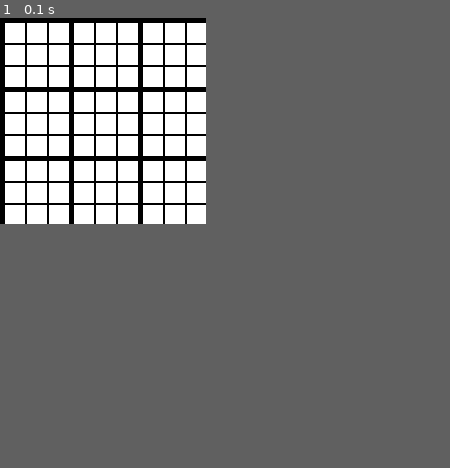
Above: before the commit, frame 1.
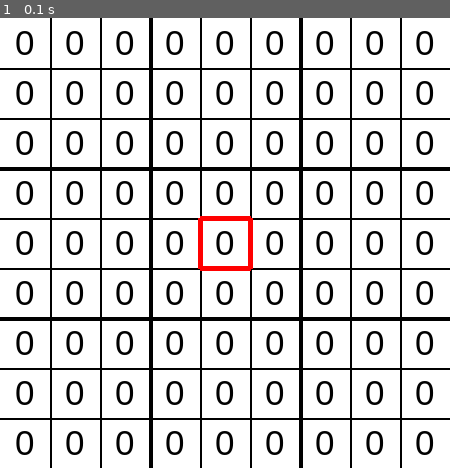
Above: after the commit, the same moment.

Repository: akernahan/SudokuSolver
Game: pygame game, started from gui.py
Same seed, same stepped clock (60 frames per second), same inputs: the game is played once before the commit and once after it.
Inputs:
- Up to frame 1 (0.1 s): no input
The window is 206x206 before the commit and 450x450 after it. Grey fills any space a smaller window leaves; there, only what the larger window draws over its background counts as a difference.

The runs differ from the first frame. In frame 1, 21% of the frame differs, in the area x 0-100%, y 0-100%.

Commit message:
gui looke a lot better

Diff:
--- a/gui.py
+++ b/gui.py
@@ -16,36 +16,79 @@
 
 class SudokuGUI:
 
-    def __init__(self, size=1):
+    def __init__(self, screen=None):
         self.board = [[0 for x in range(9)] for y in range(9)]
-        self.blockSize = 20 * size
-        self.blockMargin = 2 * size
-        self.boxMargin = 5 * size
-        self.screenSize = self.blockSize*sudokuSize + self.blockMargin*sudokuSize + 2*4
-        self.screen = None
-        self.solved = False
-        self.cellList = None
-        self.mag = size
-        self.tmp = [5,27,49,74,96,118,143,165,187]
+        self.screenSize = 450
+        self.screen = screen
+        self.tiles = [[0 for x in range(9)] for y in range(9)]
+
 
     # initalises screen
     def initScreen(self):
         pygame.init()
         self.screen = pygame.display.set_mode((self.screenSize, self.screenSize))
         pygame.display.set_caption("Sudoku")
+        self.initTiles()
+
+    def initTiles(self):
+        gap = self.screenSize / 9
+        for x in range(sudokuSize):
+            for y in range(sudokuSize):
+                self.tiles[x][y] = GuiTile(x,y,gap)
+        self.tiles[4][4].select()
+
+    def draw(self):
+        self.drawLines()
+        for t1 in self.tiles:
+            for t2 in t1:
+                t2.draw(self.screen)
+
+    # draws lines on screen
+    def drawLines(self):
+        gap = self.screenSize / 9
+        for i in range(1,sudokuSize):
+            thick = 2
+            if i % 3 == 0:
+                thick = 4
+            pygame.draw.line(self.screen, BLACK, (0,i*gap), (self.screenSize, i*gap), thick)
+            pygame.draw.line(self.screen, BLACK, (i*gap,0), (i*gap,self.screenSize), thick)
 
 
-    def initCells(self):
-        # create 9x9 list
-        self.cellList = [[0 for i in range(sudokuSize)] for j in range(sudokuSize)]
 
-        # set offsets
-        offsets = [5,27,49,74,96,118,143,165,187]
+class GuiTile:
 
-        for i in range(sudokuSize):
-            for j in range(sudokuSize):
-                self.cellList[i][j] = PygameCell(self.blockSize, self.blockSize, offsets[j]*self.mag, offsets[i]*self.mag)
+    def __init__(self, row, column, gap):
+        self.row = row
+        self.col = column
+        self.x = gap*row  # x_offset
+        self.y = gap*column  # y_offset
+        self.gap = gap
+        self.val = 0
+        self.fnt = pygame.font.SysFont("trebuchetms", 35)
+        self.highlight = False
 
+    def draw(self, screen):
+        text = self.fnt.render(str(self.val), 1, BLACK)
+        screen.blit(text, (self.x+15,self.y+5))
+
+        if self.highlight:
+            self.drawHighlights(screen)
+
+    def drawHighlights(self, screen):
+        thick = 5
+        pygame.draw.line(screen, RED, (self.x, self.y), (self.x+self.gap, self.y), thick)
+        pygame.draw.line(screen, RED, (self.x+self.gap, self.y), (self.x+self.gap, self.y+self.gap), thick)
+        pygame.draw.line(screen, RED, (self.x, self.y), (self.x, self.y+self.gap), thick)
+        pygame.draw.line(screen, RED, (self.x, self.y+self.gap), (self.x+self.gap, self.y+self.gap), thick)
+
+    def select(self):
+        self.highlight = True
+
+    def deselct(self):
+        self.highlight = False
+
+    def setVal(self, n):
+        self.val = n
 
 
 
@@ -53,7 +96,6 @@
 if __name__=="__main__":
     s = SudokuGUI(1)
     s.initScreen()
-    print(s.screenSize)
 
     clock = pygame.time.Clock()
 
@@ -65,18 +107,13 @@
                 sys.exit()
                 #done = True
 
-        # makes screen black
-        s.screen.fill(BLACK)
+        # makes screen white
+        s.screen.fill(WHITE)
 
-        # add sudoku grid
-        for x in range(sudokuSize):
-            for y in range(sudokuSize):
-                off_height = s.tmp[x]
-                off_width = s.tmp[y]
-                loc = [off_width, off_height, s.blockSize, s.blockSize]
-                pygame.draw.rect(s.screen, WHITE, loc)
+        # draw
+        s.draw()
 
-        # update the screen
+        # update the screen (use pygame.display.update(rect_list) for more efficiency)
         pygame.display.flip()
 
         # fps limit
Binary file changed: testSudokuBoard
Not shown, changed: testSudokuBoard.c
